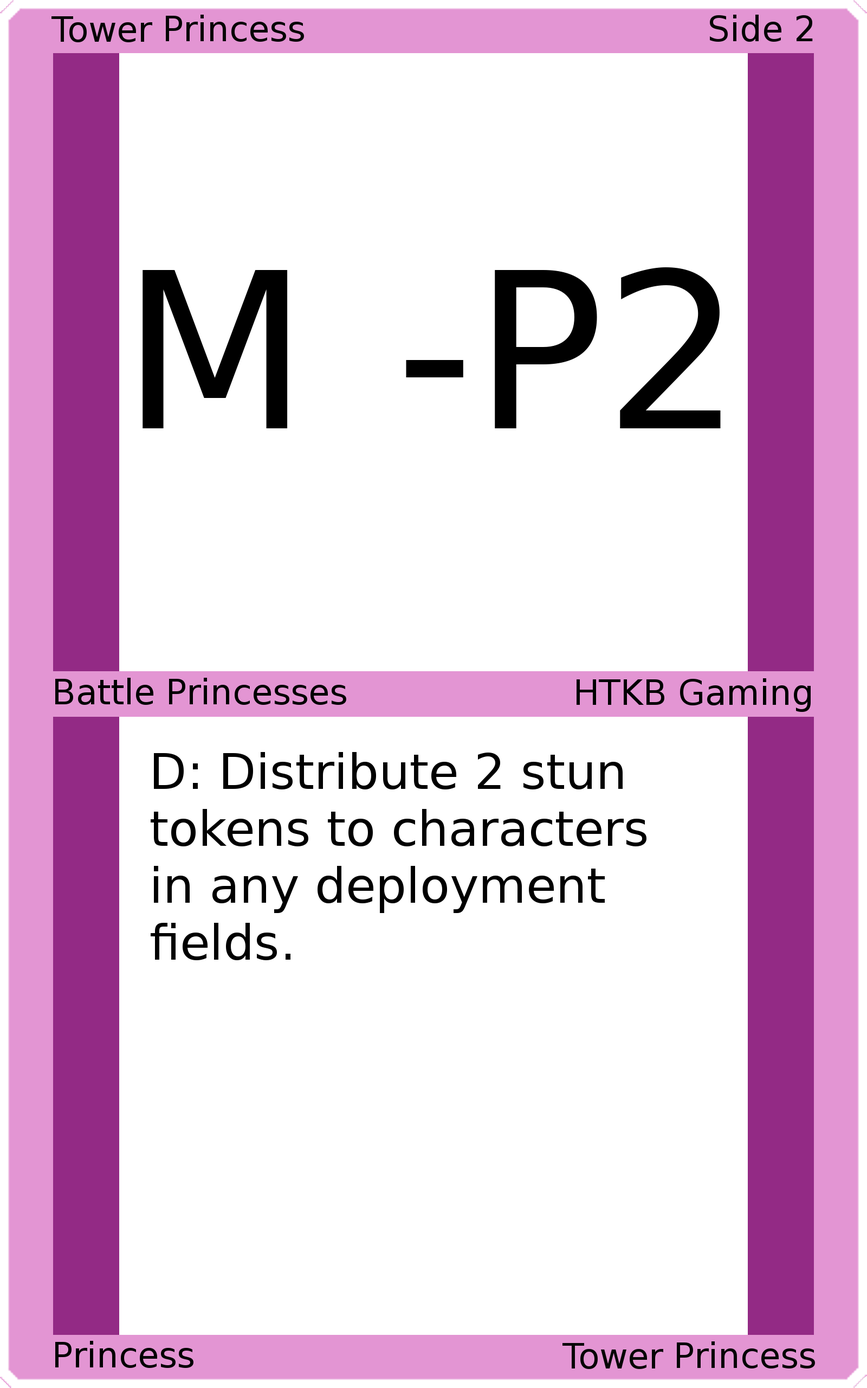
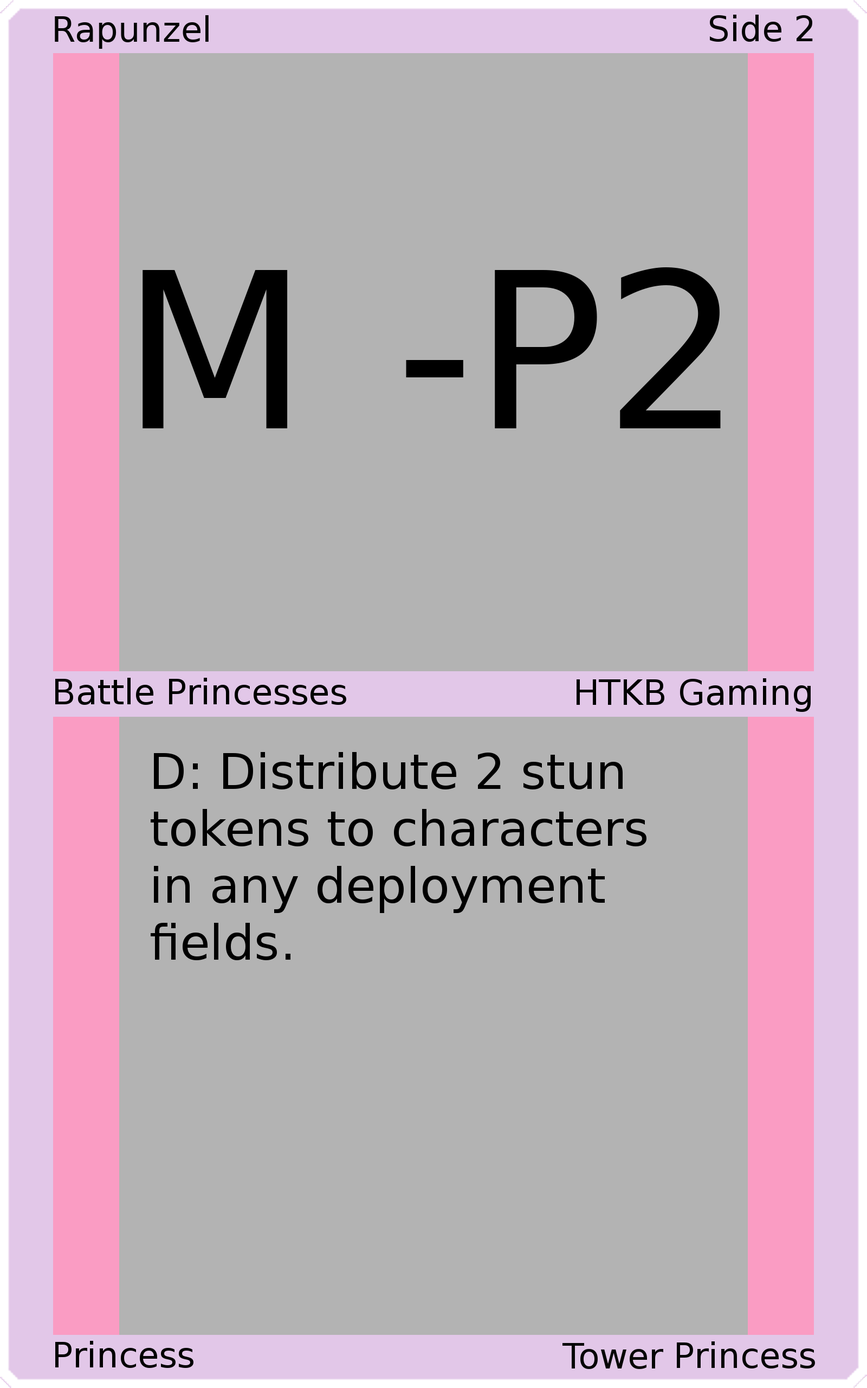
Comparing the layer stacks of the two 867x1388 images. Changes:
painted on "Upper Left" over (x1=51, y1=14, x2=305, y2=49)
painted on "Border" over (x1=0, y1=0, x2=867, y2=1388)
painted on "Top Background" over (x1=119, y1=52, x2=748, y2=673)
painted on "Bottom Background" over (x1=119, y1=715, x2=748, y2=1336)
painted on "Background" over (x1=35, y1=35, x2=832, y2=1352)
